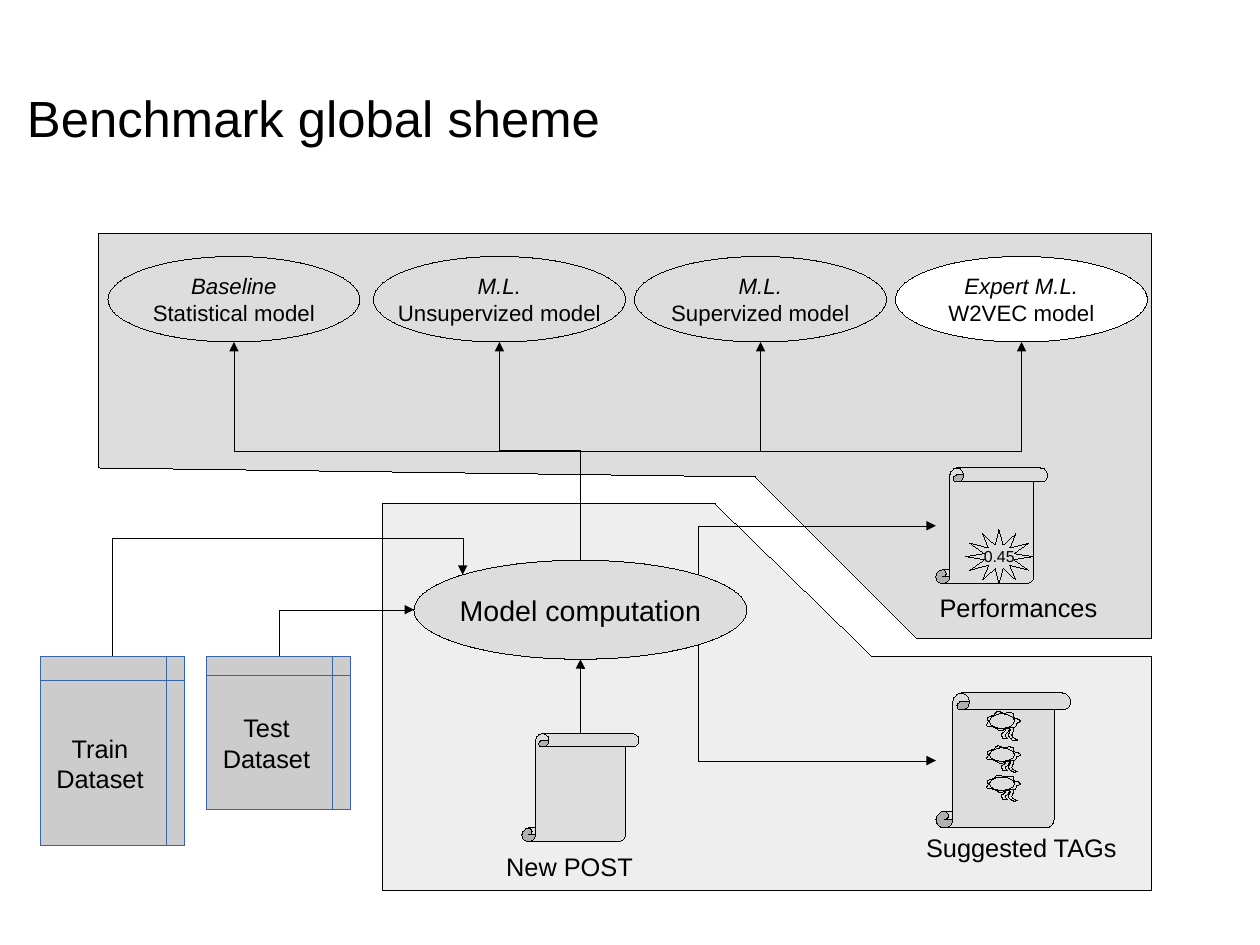
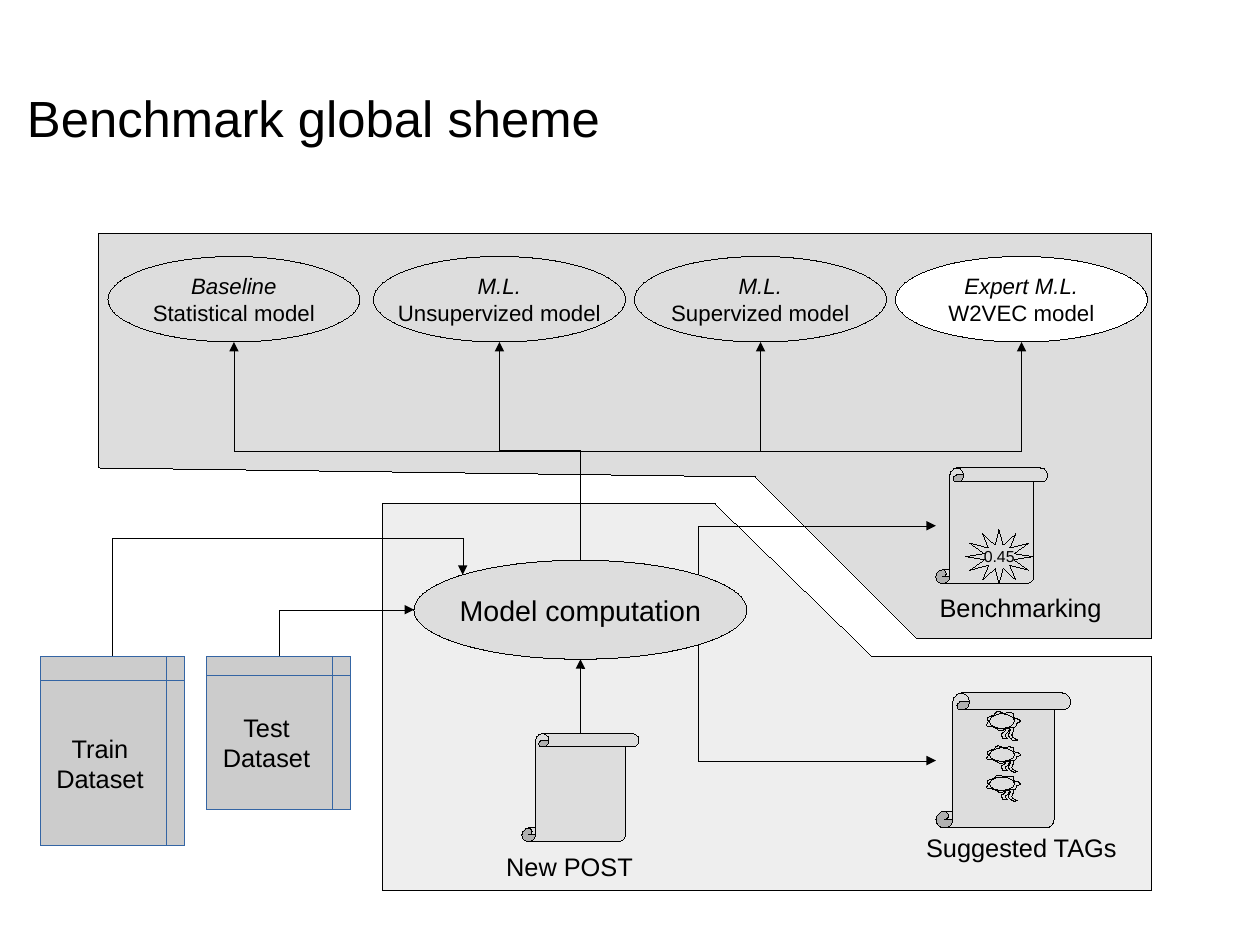
Before and after one commit to dataforcast/OC_Datascientist, a slide deck: slide 4 of P6/report/Openclassrooms_ParcoursDatascientist_P6-V1.odp. Drawn at 1260x945 pixels with LibreOffice and Linux fonts; fonts in the diff are those of the drawing; background and template pictures are left out. Boxes give left, top, right and bottom in pixels: in the first picture for what was removed or moved away, otherwise in the second. Text is boxed around its words. In the diff, an @@ line names an element or a change of style, - is before the commit and + after.

```diff
--- a/P6/report/Openclassrooms_ParcoursDatascientist_P6-V1.odp
+++ b/P6/report/Openclassrooms_ParcoursDatascientist_P6-V1.odp
@@ text at (x1=940, y1=598, x2=1102, y2=623): text changed @@
-Performances
+Benchmarking
```
Also in this commit, not shown: 17 other slides changed, 2 slides added, 1 slide removed, 6 other files.
